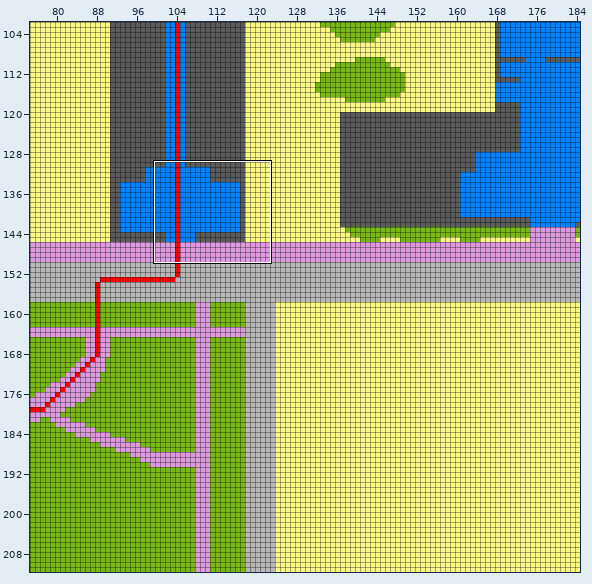
Tiled map: MIP/Praktikum 2/MI_SIM_MAVEN/src/main/resources/maps/map_campus_berliner_tor.tmx. Above: a wide view before the commit, with the close-up outlined.
Close-up. As it was:
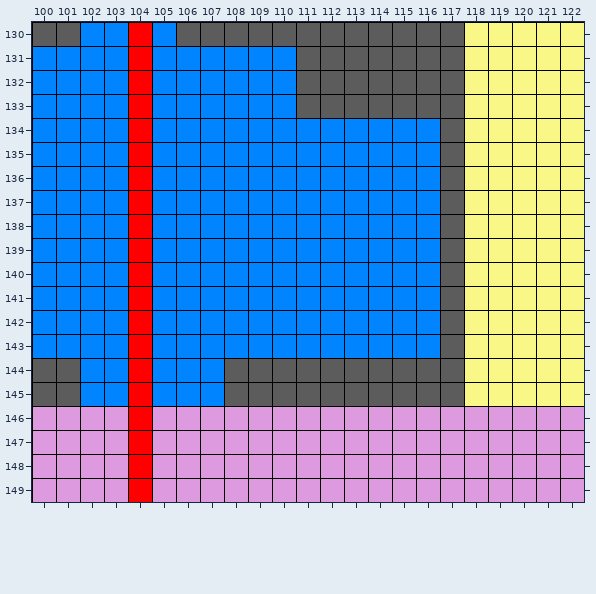
Cells are 16x16 px. Shown: x 100..122, y 130..149. The commit also changed other parts of the map, which this record leaves out.
And afterwards:
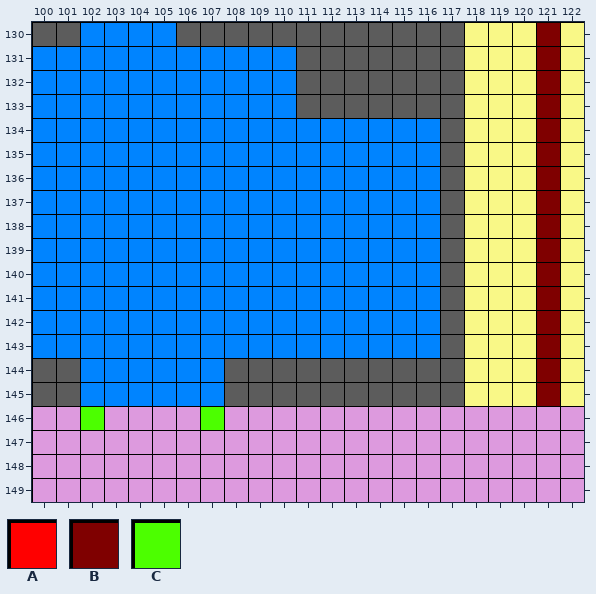
Key: from "movement_tiles": A 0; from "stink_tiles": B 0, C 1.
_ is an empty cell.
Tiles of an added or newly shown layer are drawn over the layers below it.
Changes in this commit:
Layer "movement" (now hidden):
Tile A is gone in rows 130 to 149 at x 104.
Layer "stinkebene" (added):
Tile B now appears in rows 130 to 145 at x 121.
Tile C now appears in row 146 at x 102 and 107.
